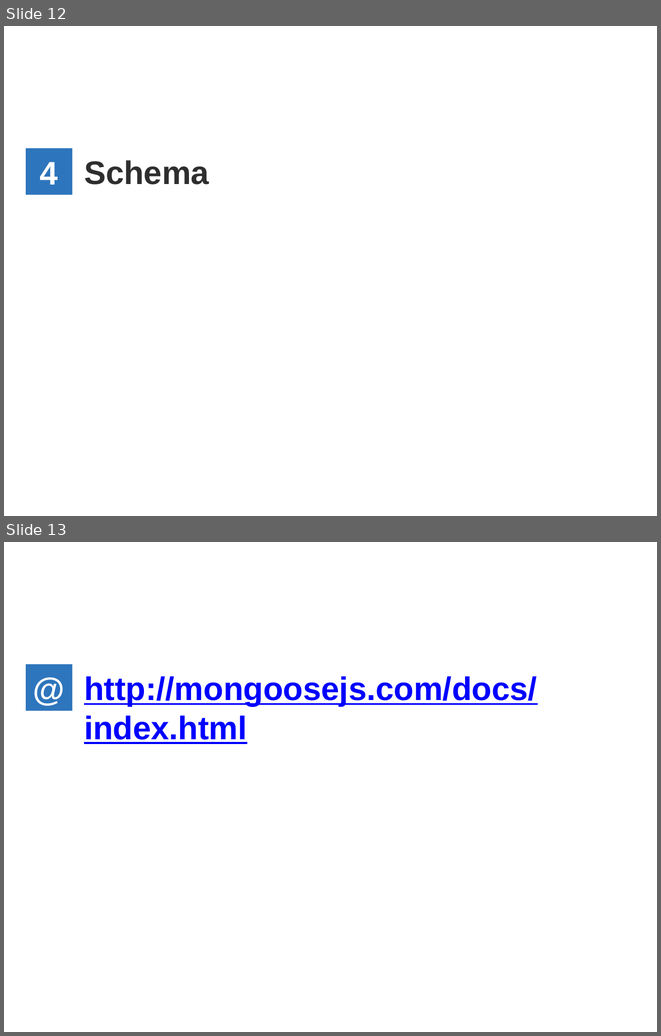
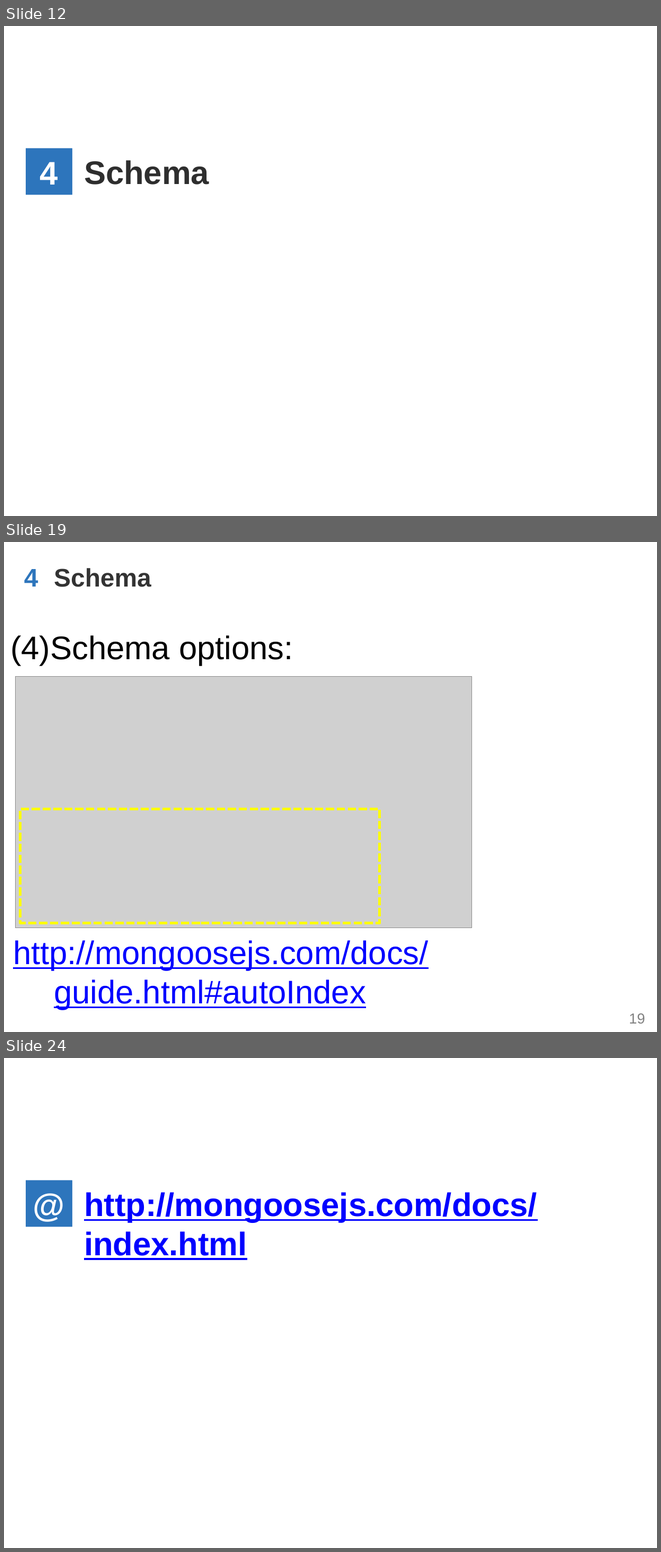
Before and after one commit to WenhaoXu/full-stack-web-course, a slide deck: db/mongodb/2017/materials/MongoDB_CH5_Using_in_nodeJS.pptx. Shown one above the other, each under a label of ours: slides 12 and 13 before the commit, slides 12, 19 and 24 after it; the slides between them are not shown. The pictures are 661x1036 and 661x1552 pixels, drawn with LibreOffice and Linux fonts; fonts in the diff are those of the drawing; grey boxes stand for pictures; background and template pictures are left out. Boxes give left, top, right and bottom in pixels: in the first picture for what was removed or moved away, otherwise in the second. Text is boxed around its words. In the diff, an @@ line names an element or a change of style, - is before the commit and + after.

Commit message:
[db] update mongoose ppt

```diff
--- a/db/mongodb/2017/materials/MongoDB_CH5_Using_in_nodeJS.pptx
+++ b/db/mongodb/2017/materials/MongoDB_CH5_Using_in_nodeJS.pptx
@@ slide 19 added at [4,542,657,1032], background #FFFFFF; not listed: 1 template element that a slide beside it also shows @@
@@ text added at [24,569,38,587], 28 pt, text #2D75BC, bold @@
+4
@@ text added at [54,568,151,587], 28 pt, text #333333, bold @@
+Schema
@@ text added at [10,635,293,665], 36 pt, text #000000 @@
+(4)Schema options:
@@ picture added at [16,677,472,928] @@
@@ rectangle added at [20,809,379,923], outline #FFFF00 3 pt dashed @@
@@ text added at [13,940,429,1009], 36 pt, text #0000FF, underline @@
+http://mongoosejs.com/docs/guide.html#autoIndex
@@ what was slide 13 is now slide 24 @@
```
Also in this commit, not shown: 1 slide changed, 10 other slides added.
